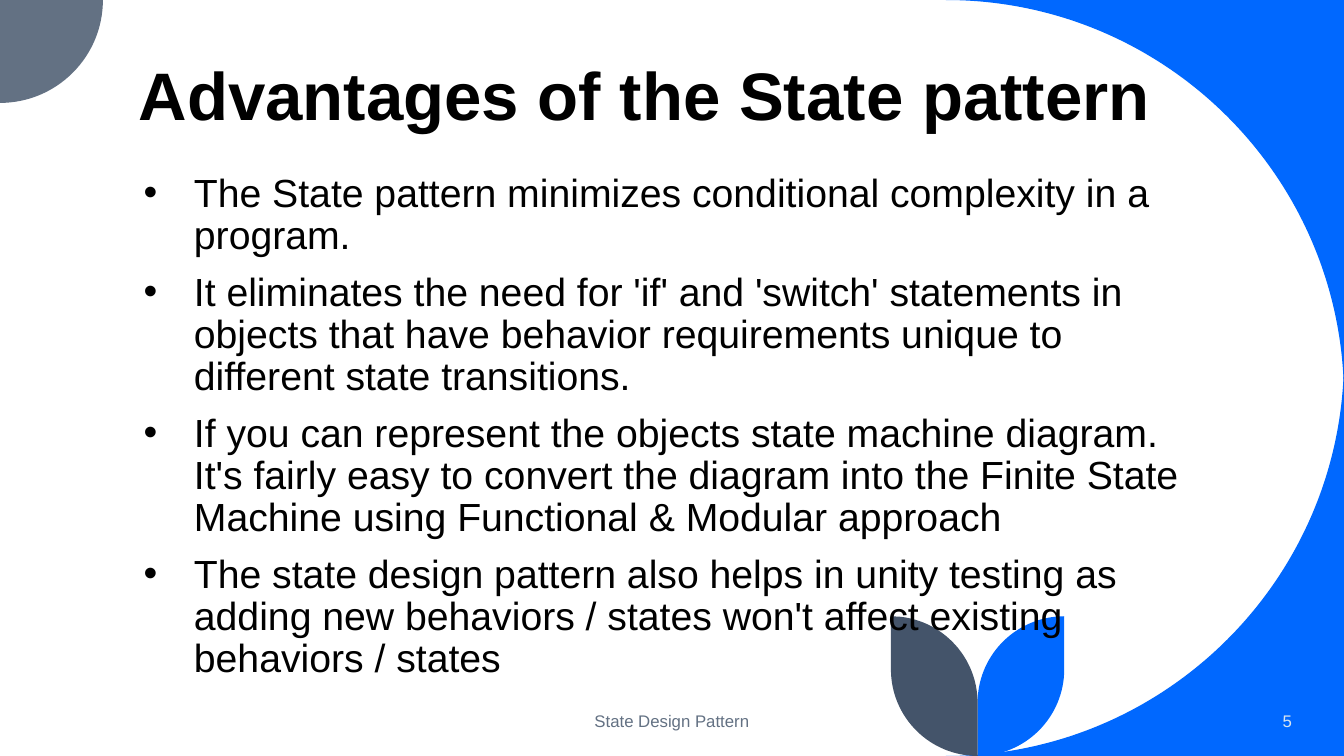
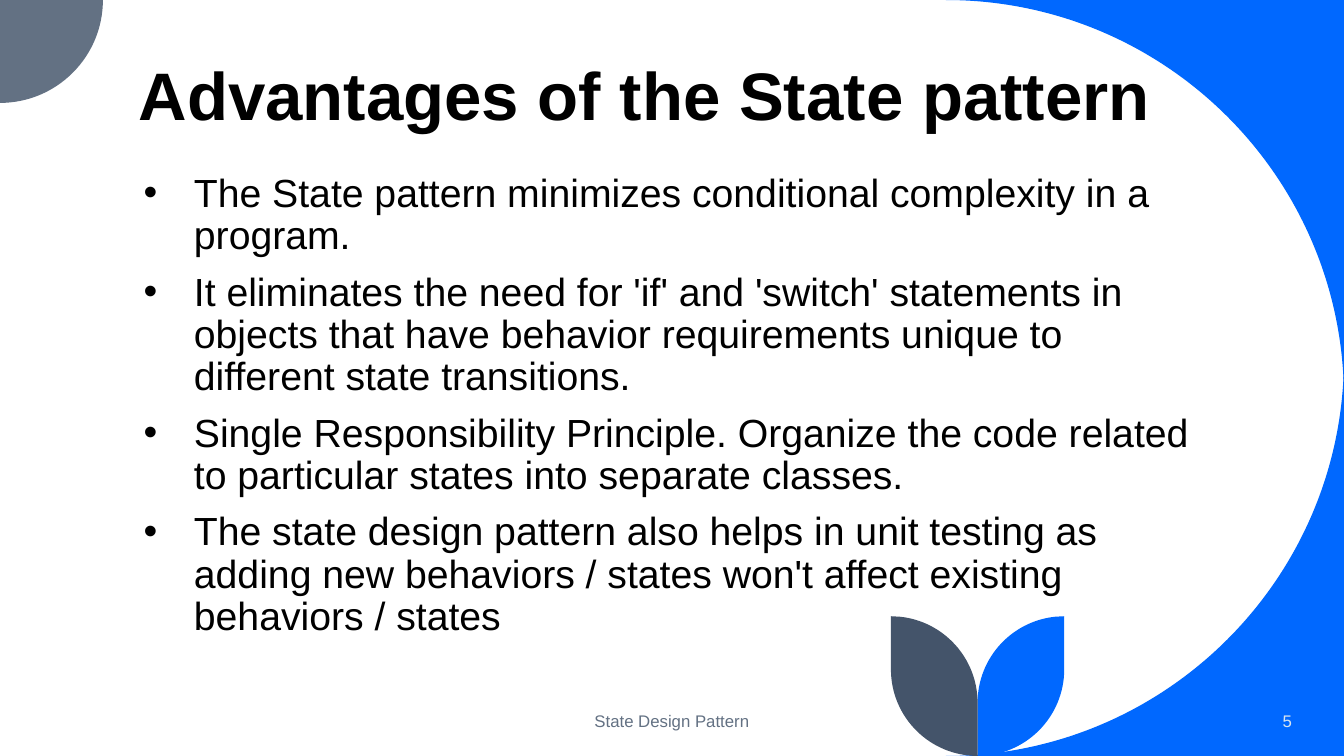
Before and after one commit to AdamMcguigan/State-Design-Pattern, a slide deck: slide 5 of State Design Pattern.pptx. Drawn at 1344x756 pixels with LibreOffice and Linux fonts; fonts in the diff are those of the drawing. Boxes give left, top, right and bottom in pixels: in the first picture for what was removed or moved away, otherwise in the second. Text is boxed around its words. In the diff, an @@ line names an element or a change of style, - is before the commit and + after.

```diff
--- a/State Design Pattern.pptx
+++ b/State Design Pattern.pptx
@@ text at (x1=194, y1=418, x2=1189, y2=631): text changed @@
-• If you can represent the objects state machine diagram. It's fairly easy to convert the diagram into the Finite State Machine using Functional & Modular approach
-• The state design pattern also helps in unity testing as adding new behaviors / states won't affect existing behaviors / states
+• Single Responsibility Principle. Organize the code related to particular states into separate classes.
+• The state design pattern also helps in unit testing as adding new behaviors / states won't affect existing behaviors / states
```
Also in this commit, not shown: 4 other slides changed.
